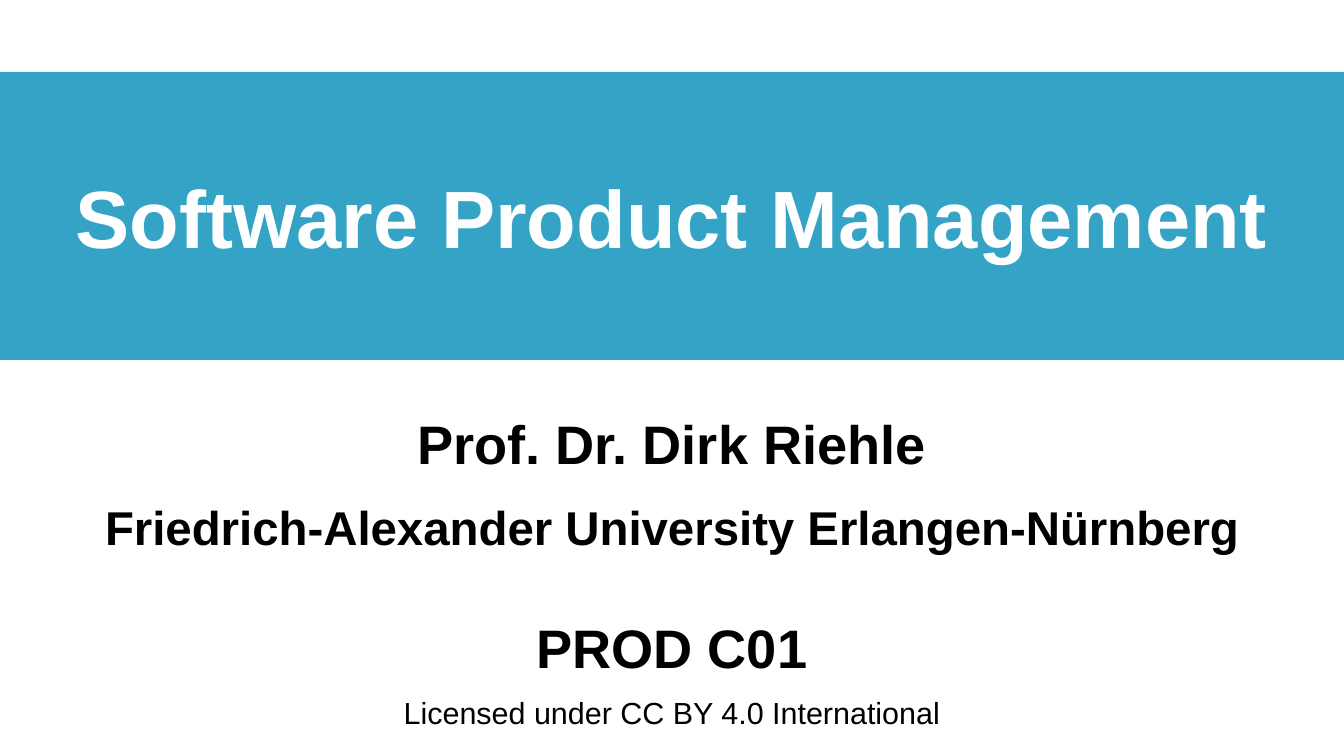
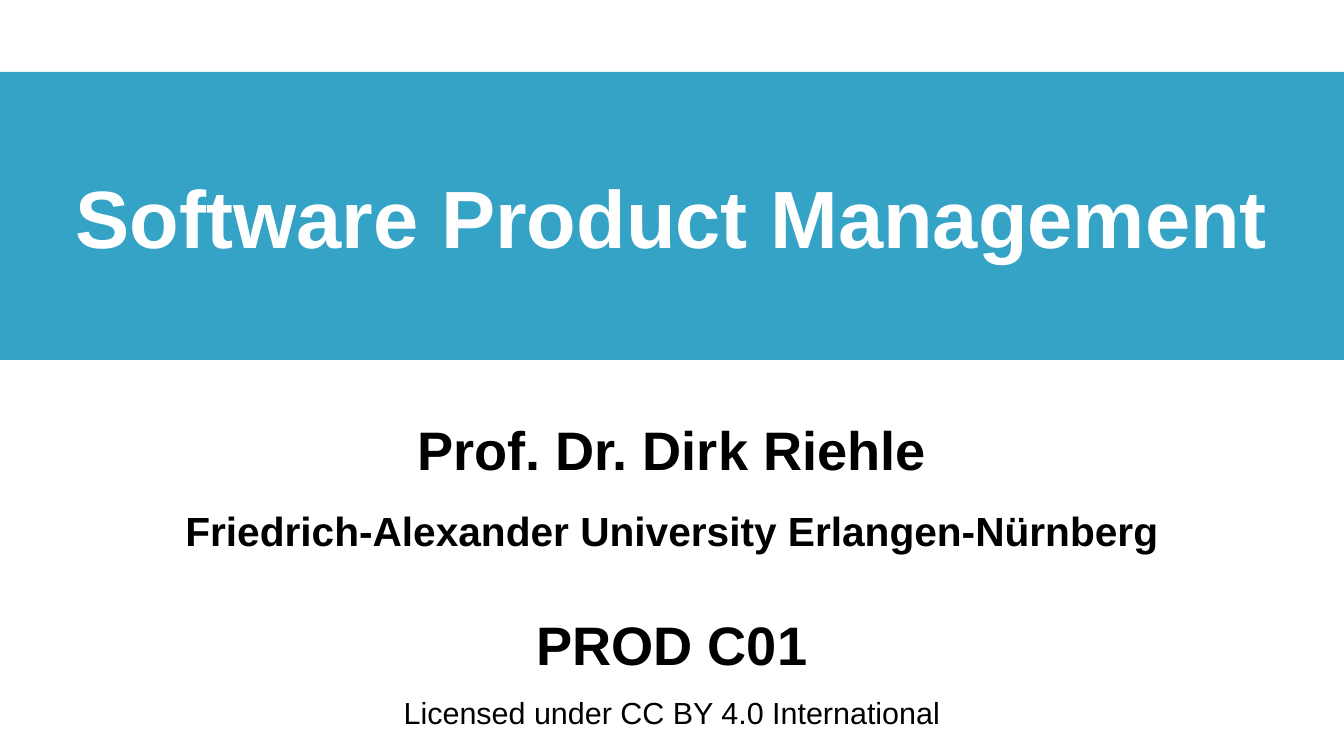
Before and after one commit to dirkriehle/prod-course, a slide deck: slide 1 of Lecture slides/PROD C01 - Software Product Management.odp. Drawn at 1344x756 pixels with LibreOffice and Linux fonts; fonts in the diff are those of the drawing. Boxes give left, top, right and bottom in pixels: in the first picture for what was removed or moved away, otherwise in the second. Text is boxed around its words. In the diff, an @@ line names an element or a change of style, - is before the commit and + after.

```diff
--- a/Lecture slides/PROD C01 - Software Product Management.odp
+++ b/Lecture slides/PROD C01 - Software Product Management.odp
@@ subtitle "Prof. Dr. Dirk Riehle" at (x1=185, y1=430, x2=1158, y2=725): size 28 to 24 pt in "Friedrich-Alexander University Erlangen-Nürnberg"; line spacing 1.4 to 1.5; more space between paragraphs @@
```
Also in this commit, not shown: 1 other slide changed, 18 other files.
